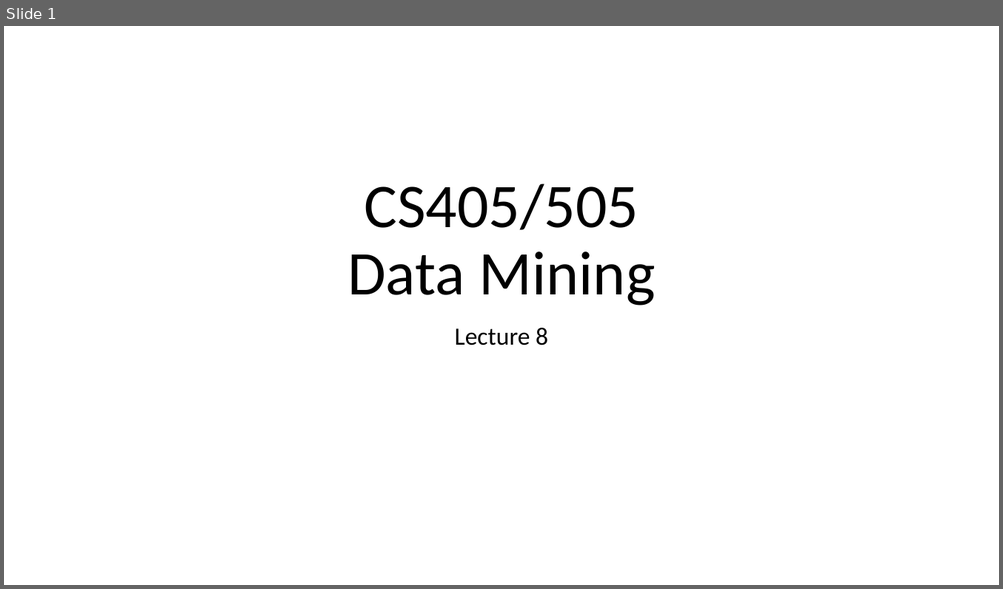
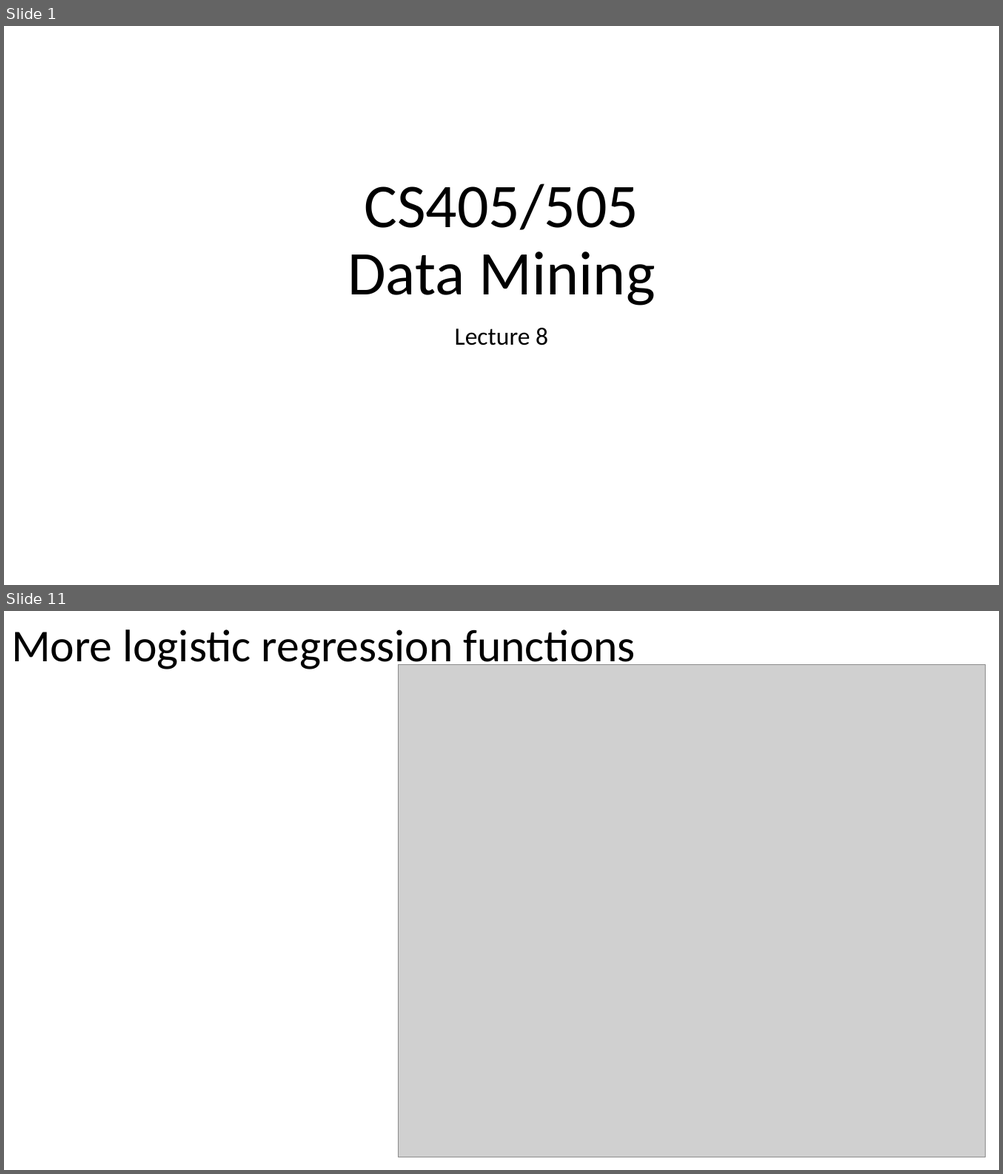
Before and after one commit to russellu/cs405, a slide deck: Lecture_08.pptx. Shown one above the other, each under a label of ours: slide 1 before the commit, slides 1 and 11 after it; the slides between them are not shown. The pictures are 1003x589 and 1003x1174 pixels, drawn with LibreOffice and Linux fonts; fonts in the diff are those of the drawing; grey boxes stand for pictures. Boxes give left, top, right and bottom in pixels: in the first picture for what was removed or moved away, otherwise in the second. Text is boxed around its words. In the diff, an @@ line names an element or a change of style, - is before the commit and + after.

```diff
--- a/Lecture_08.pptx
+++ b/Lecture_08.pptx
@@ slide 11 added at (x1=4, y1=611, x2=999, y2=1170), background #FFFFFF @@
@@ title added at (x1=11, y1=629, x2=635, y2=672), 44 pt, text #000000 @@
+More logistic regression functions
@@ picture added at (x1=398, y1=665, x2=985, y2=1158) @@
```
Also in this commit, not shown: 1 slide changed, 11 other slides added, 1 slide removed.
